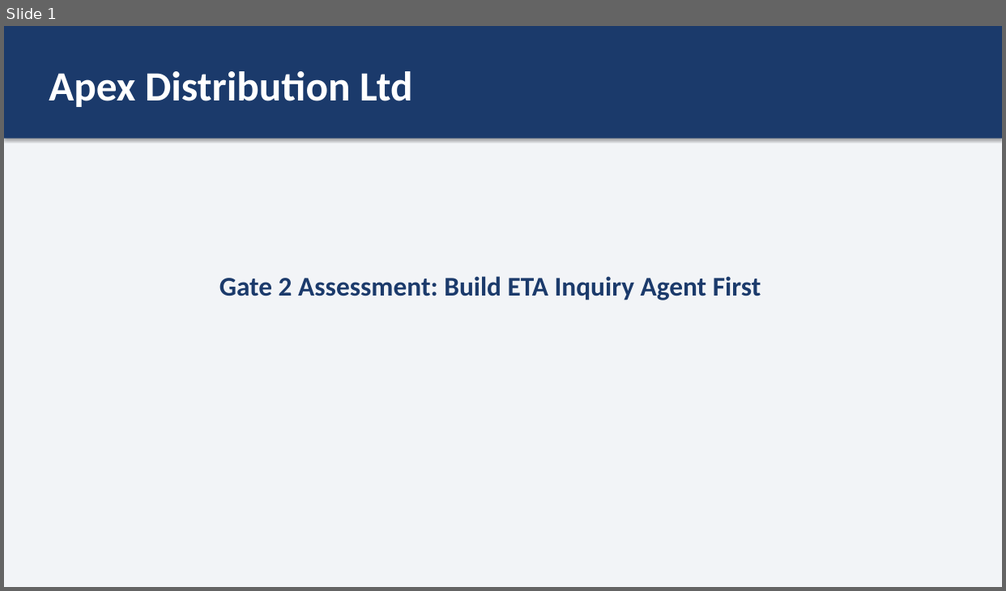
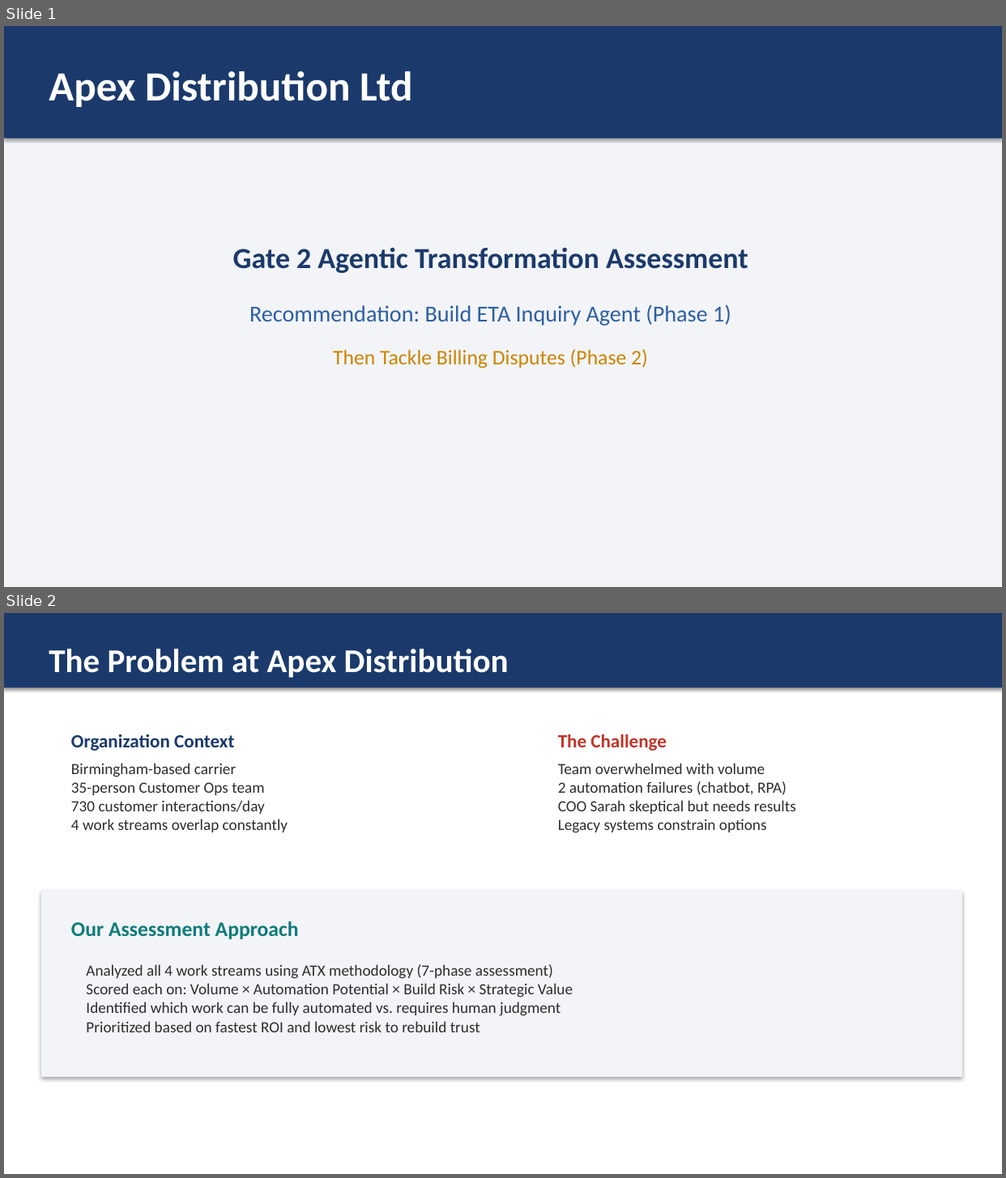
Before and after one commit to aohagan1234/FDE-practice-week2, a slide deck: FDE-assessment-week2/Gate2-Final-Presentation.pptx. Shown one above the other, each under a label of ours: slide 1 before the commit, slides 1 and 2 after it. The pictures are 1006x591 and 1006x1178 pixels, drawn with LibreOffice and Linux fonts; fonts in the diff are those of the drawing. Boxes give left, top, right and bottom in pixels: in the first picture for what was removed or moved away, otherwise in the second. Text is boxed around its words. In the diff, an @@ line names an element or a change of style, - is before the commit and + after.

```diff
--- a/FDE-assessment-week2/Gate2-Final-Presentation.pptx
+++ b/FDE-assessment-week2/Gate2-Final-Presentation.pptx
@@ slide 2 added at [4, 613, 1002, 1174], background #FFFFFF @@
@@ rectangle added at [4, 613, 1002, 688], fill #1B3A6B @@
@@ text added at [49, 649, 509, 678], 32 pt, text #FFFFFF, bold @@
+The Problem at Apex Distribution
@@ text added at [558, 734, 667, 751], 18 pt, text #BF352A, bold @@
+The Challenge
@@ text added at [71, 735, 234, 751], 18 pt, text #1B3A6B, bold @@
+Organization Context
@@ text added at [71, 763, 288, 833], 15 pt, text #2D2D2D @@
+Birmingham-based carrier
+35-person Customer Ops team
+730 customer interactions/day
+4 work streams overlap constantly
@@ text added at [558, 763, 796, 833], 15 pt, text #2D2D2D @@
+Team overwhelmed with volume
+2 automation failures (chatbot, RPA)
+COO Sarah skeptical but needs results
+Legacy systems constrain options
@@ rectangle added at [41, 890, 962, 1077], fill #F2F4F7 @@
@@ text added at [71, 922, 299, 939], 20 pt, text #0E7C7B, bold @@
+Our Assessment Approach
@@ text added at [86, 965, 573, 1033], 15 pt, text #2D2D2D @@
+Analyzed all 4 work streams using ATX methodology (7-phase assessment)
+Scored each on: Volume × Automation Potential × Build Risk × Strategic Value
+Identified which work can be fully automated vs. requires human judgment
+Prioritized based on fastest ROI and lowest risk to rebuild trust
@@ slide 1 changed as well @@
@@ text at [233, 247, 748, 273]: text changed; size 26 to 28 pt @@
-Gate 2 Assessment: Build ETA Inquiry Agent First
+Gate 2 Agentic Transformation Assessment
@@ text added at [249, 305, 731, 326], 22 pt, text #2E5FA3 @@
+Recommendation: Build ETA Inquiry Agent (Phase 1)
@@ text added at [333, 349, 648, 369], 20 pt, text #CC8400 @@
+Then Tackle Billing Disputes (Phase 2)
```
Also in this commit, not shown: 3 other slides changed, 4 other slides added, 1 slide removed, 1 other file.
